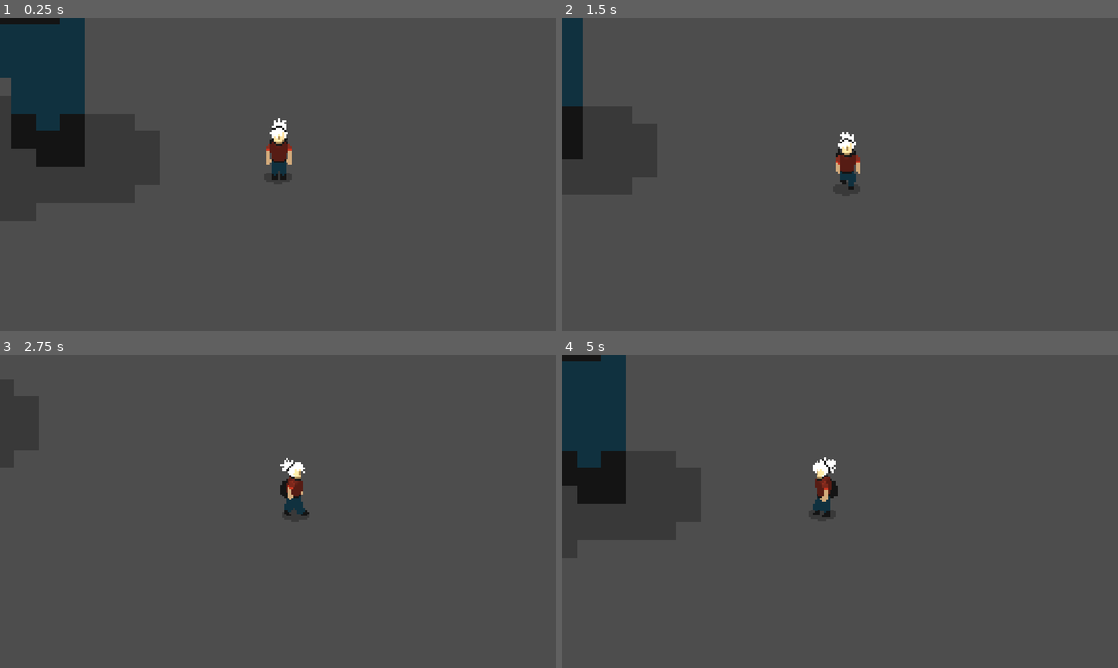
Above: before the commit, frames 1-4 (two rows, left to right).
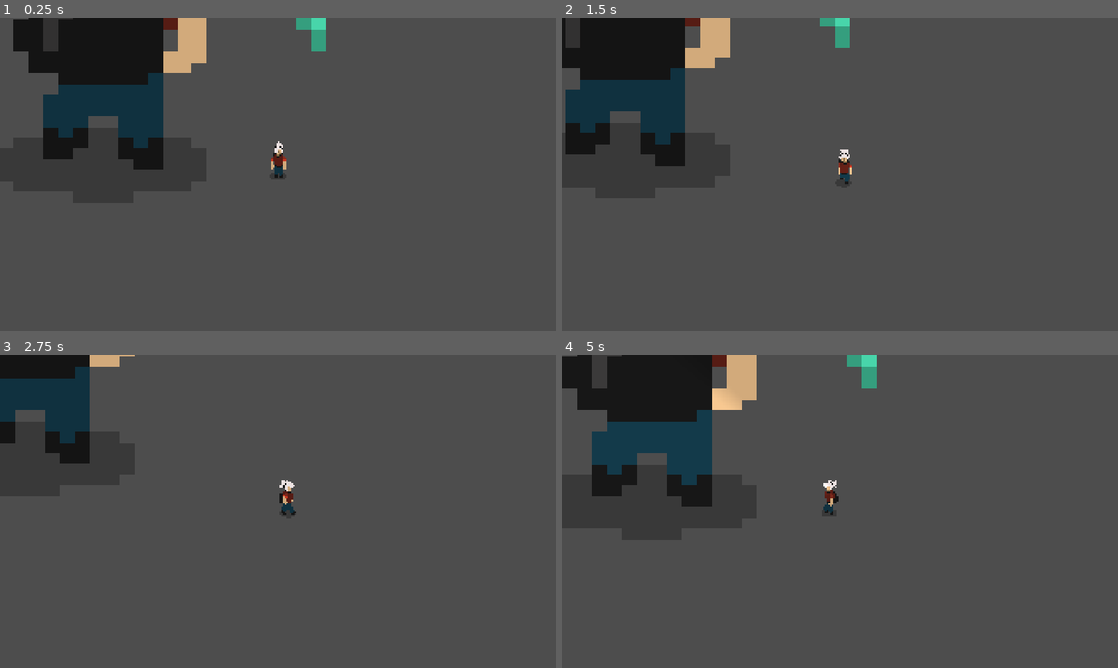
Above: after the commit, the same moments.

Repository: jeelowo/game-jam
Game: Godot game, scene res://Scenes/game.tscn
Two runs of this game, one before a commit and one after it. Both use one fixed random seed, a clock stepped at 60 frames per second and the inputs below.
Inputs:
- Up to frame 1 (0.25 s): no input
- Up to frame 2 (1.5 s): hold D (move_right) 0.53-1.28 s; tap F (flashlight) at 0.6, 1.35 s; hold S (move_down) from 1.28 s (still down)
- Up to frame 3 (2.75 s): release S (move_down) at 2.03 s; hold D (move_right) from 2.03 s (still down); tap F (flashlight) at 2.1 s
- Up to frame 4 (5 s): release D (move_right) at 2.78 s; hold W (move_up) 2.78-3.53 s; tap F (flashlight) at 2.85, 3.6, 4.35 s; hold A (move_left) from 3.53 s (still down)

The runs differ from the first frame. In frame 1, 13% of the frame differs, in the area x 0-59%, y 0-52%; in frame 2, 10%; in frame 3, 5.2%; in frame 4, 13%.

Commit message:
feat: toggleable flashlight
sabi ni christian

Diff:
--- a/Scenes/flashlight.tscn
+++ b/Scenes/flashlight.tscn
@@ -1,18 +1,25 @@
 [gd_scene format=3 uid="uid://8kp5muk2y7jw"]
 
 [sub_resource type="Gradient" id="Gradient_6vuth"]
-offsets = PackedFloat32Array(0.17548077, 0.75, 0.7916667, 0.8333333, 0.8541667, 0.8958333, 0.9375)
-colors = PackedColorArray(0, 0, 0, 1, 0, 0, 0, 1, 0.2769103, 0.2769103, 0.2769103, 1, 0.41536528, 0.41536528, 0.41536528, 1, 0.41568628, 0.41568628, 0.41568628, 1, 0.27712432, 0.27712432, 0.27712432, 1, 0, 0, 0, 1)
+offsets = PackedFloat32Array(0.104166664, 0.125, 0.8541667, 0.875)
+colors = PackedColorArray(0.27712432, 0.27712432, 0.27712432, 1, 0, 0, 0, 1, 0, 0, 0, 1, 0.27712432, 0.27712432, 0.27712432, 1)
 metadata/_snap_enabled = true
 metadata/_snap_count = 48
 
 [sub_resource type="GradientTexture2D" id="GradientTexture2D_g4v7s"]
 gradient = SubResource("Gradient_6vuth")
 width = 256
-height = 150
+height = 256
 fill = 3
-fill_from = Vector2(0.5, 0.75)
-fill_to = Vector2(1, 0.4249147)
+fill_from = Vector2(0.5, 0.5)
+fill_to = Vector2(1, 0.5)
+
+[sub_resource type="GDScript" id="GDScript_b0acp"]
+script/source = "extends PointLight2D
+"
 
 [node name="Flashlight" type="PointLight2D" unique_id=599871088]
+scale = Vector2(3, 3)
+energy = 3.83
 texture = SubResource("GradientTexture2D_g4v7s")
+script = SubResource("GDScript_b0acp")
--- a/Scenes/player.tscn
+++ b/Scenes/player.tscn
@@ -11,6 +11,7 @@
 [ext_resource type="Texture2D" uid="uid://cambu34yascfb" path="res://Assets/Sprites/Player Sprites/_up walk.png" id="5_8erm5"]
 [ext_resource type="Script" uid="uid://q5rdg8k30kw" path="res://Scripts/walk State.gd" id="5_x3wgy"]
 [ext_resource type="PackedScene" uid="uid://8kp5muk2y7jw" path="res://Scenes/flashlight.tscn" id="9_f1ek2"]
+[ext_resource type="Script" uid="uid://d0jwe3uxbvaih" path="res://Scripts/player_manager.gd" id="12_pu2lt"]
 
 [sub_resource type="AtlasTexture" id="AtlasTexture_onrkg"]
 atlas = ExtResource("2_fkybt")
@@ -309,4 +310,9 @@
 rotation_smoothing_enabled = true
 
 [node name="Flashlight" parent="." unique_id=599871088 instance=ExtResource("9_f1ek2")]
-position = Vector2(0, -51)
+position = Vector2(2, -20)
+energy = 0.64
+script = null
+
+[node name="Player Manager" type="Node2D" parent="." unique_id=858811013]
+script = ExtResource("12_pu2lt")
--- /dev/null
+++ b/Scripts/player_manager.gd
@@ -0,0 +1,11 @@
+extends Node2D
+
+@onready var flashlight: PointLight2D = $"../Flashlight"
+@onready var walk: playerWalk = $"../State Machine/Walk"
+
+func _process(delta: float) -> void:
+	if Input.is_action_just_pressed("flashlight"):
+		flashlight.enabled = !flashlight.enabled
+
+	if flashlight.enabled:
+		flashlight.rotation = walk.last_facing_direction.angle()
--- a/Scripts/walk State.gd
+++ b/Scripts/walk State.gd
@@ -15,7 +15,6 @@
 	# player movement
 	direction = Input.get_vector("move_left","move_right","move_up","move_down")
 	player.velocity = direction * move_speed
-	print(player.velocity)
 	player.move_and_slide()
 
 	# player face walk direction
--- a/project.godot
+++ b/project.godot
@@ -17,6 +17,9 @@
 
 [display]
 
+window/size/viewport_width=1920
+window/size/viewport_height=1080
+window/size/mode=2
 window/stretch/mode="canvas_items"
 window/stretch/aspect="expand"
 
Not shown, added: Scripts/player_manager.gd.uid
